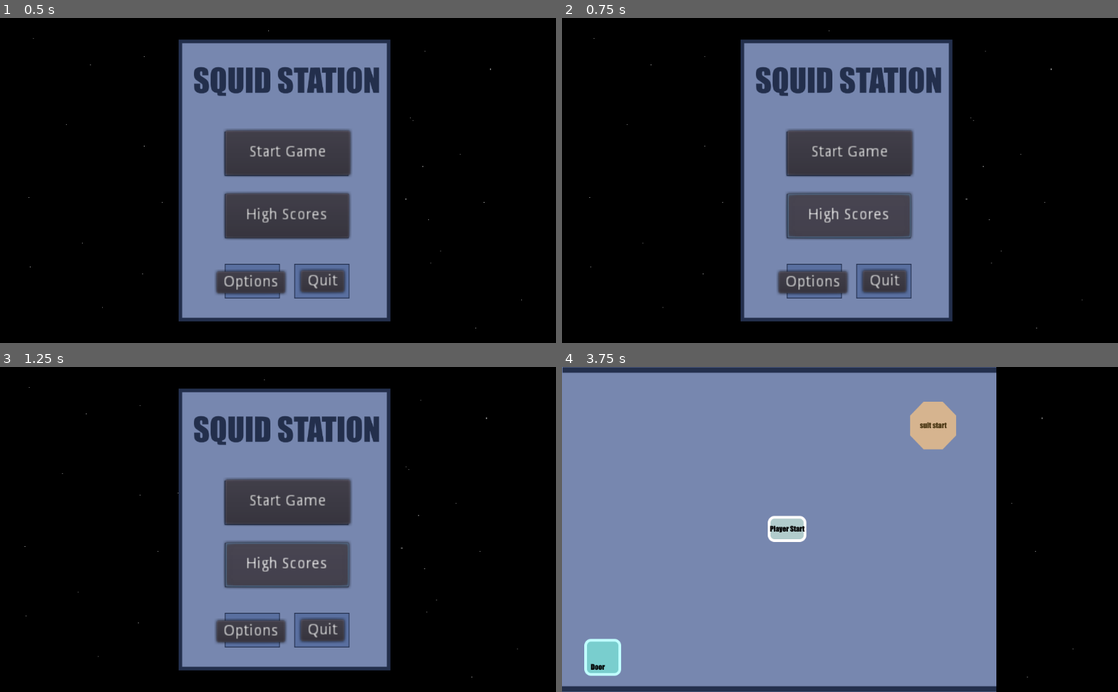
Above: before the commit, frames 1-4 (two rows, left to right).
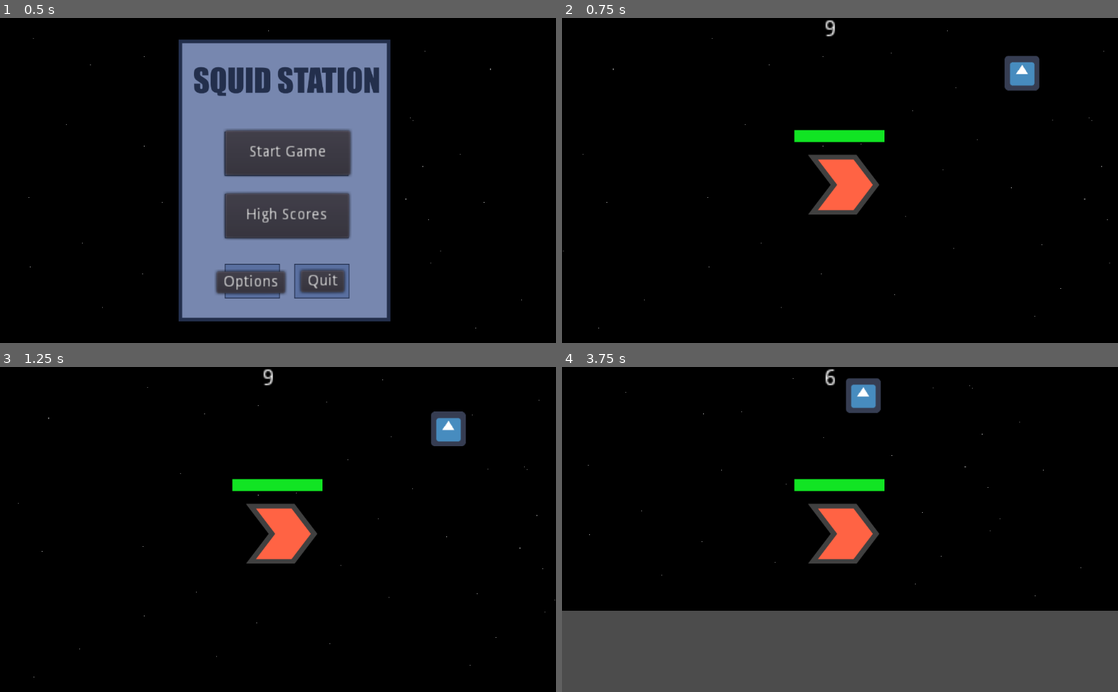
Above: after the commit, the same moments.

Repository: Rathenix/SquidStation
Game: Godot game, scene res://scenes/title_screen.tscn
The game is run twice, just before and just after one commit, with the same random seed, the same clock (stepped at 60 frames per second) and the same inputs. The engine's default icon, where the game draws it, is replaced by a stand-in: a white triangle on a blue panel in a dark square.
Inputs (mouse positions are in pixels of both pictures, inside the frame that each line leads up to):
- Up to frame 1 (0.5 s): no input
- Up to frame 2 (0.75 s): click "High Scores" at 0.5 s
- Up to frame 3 (1.25 s): no input
- Up to frame 4 (3.75 s): click (851, 503) at 1.25 s, where only the run before the commit has a clickable "Start Game"; hold Right (ui_right) 2.03-2.78 s; hold Down (ui_down) 2.78-3.53 s; hold Right (ui_right) from 3.53 s (still down)

Frame 1 is identical in both runs. In frame 2, 34% of the frame differs, in the area x 0-99%, y 0-96%; in frame 3, 34%; in frame 4, 84%, in the area x 0-100%, y 0-100%.
Error before the commit: Invalid get index 'high_scores' (on base: 'Dictionary'). (res://scripts/title_screen.gd:7)
Error after the commit: Invalid call. Nonexistent function '_set_playing' in base 'AnimatedSprite'. (res://scripts/player.gd:30)

Commit message:
added player health bar and enemy damage

Diff:
--- a/scenes/player.tscn
+++ b/scenes/player.tscn
@@ -24,6 +24,16 @@
 
 [sub_resource type="RectangleShape2D" id=4]
 extents = Vector2( 119.5, 115.5 )
+
+[sub_resource type="StyleBoxFlat" id=5]
+bg_color = Color( 0.180392, 0.266667, 0.188235, 1 )
+
+[sub_resource type="StyleBoxFlat" id=6]
+bg_color = Color( 0.0666667, 0.894118, 0.137255, 1 )
+
+[sub_resource type="Theme" id=7]
+ProgressBar/styles/bg = SubResource( 5 )
+ProgressBar/styles/fg = SubResource( 6 )
 
 [node name="player" type="Area2D" groups=["player"]]
 scale = Vector2( 0.5, 0.5 )
@@ -54,3 +64,16 @@
 margin_right = -40.0
 margin_bottom = -584.0
 rect_scale = Vector2( 6, 6 )
+
+[node name="hp_bar" type="ProgressBar" parent="."]
+margin_left = -168.0
+margin_top = -186.0
+margin_right = 164.0
+margin_bottom = -142.0
+theme = SubResource( 7 )
+step = 1.0
+value = 50.0
+percent_visible = false
+
+[connection signal="body_shape_entered" from="." to="." method="_on_player_body_shape_entered"]
+[connection signal="body_shape_exited" from="." to="." method="_on_player_body_shape_exited"]
--- a/scenes/squid_1.tscn
+++ b/scenes/squid_1.tscn
@@ -14,7 +14,7 @@
 [sub_resource type="RectangleShape2D" id=2]
 extents = Vector2( 30, 30 )
 
-[node name="squid_1" type="KinematicBody2D"]
+[node name="squid_1" type="KinematicBody2D" groups=["enemy"]]
 script = ExtResource( 1 )
 
 [node name="AnimatedSprite" type="AnimatedSprite" parent="."]
--- a/scripts/Game.gd
+++ b/scripts/Game.gd
@@ -1,10 +1,10 @@
 extends Node
 
 var Player = {
-	"current_hp": 0,
-	"max_hp": 0,
-	"move_speed": 0,
-	"attack_rate": 0,
+	"current_hp": 10,
+	"max_hp": 10,
+	"move_speed": 1,
+	"attack_rate": 1,
 	"attacks": [],
 	"score": 0,
 	"level_path": [],
@@ -14,7 +14,7 @@
 	"title_screen": "res://scenes/title_screen.tscn",
 	"menu": "res://scenes/menu.tscn",
 	"level1": "res://scenes/level1.tscn",
-	"level2": "path/to/scene.tscn",
+	"test_level": "res://scenes/infinite_level.tscn",
 }
 
 var Options = {
--- a/scripts/player.gd
+++ b/scripts/player.gd
@@ -1,11 +1,21 @@
 extends Area2D
 
-var speed = 200
+var current_hp = Game.Player.current_hp
+var max_hp = Game.Player.max_hp
+var move_speed = Game.Player.move_speed
+var attack_rate = Game.Player.attack_rate
+var attacks = Game.Player.attacks
+
+var speed = 200 * move_speed
 var vel = Vector2()
 
-onready var sprite = get_node("sprite")
+onready var sprite = $sprite
+onready var hp_bar = $hp_bar
+onready var hp_tween = $hp_bar/hp_tween
 
 func _ready():
+	hp_bar.max_value = max_hp
+	hp_bar.value = current_hp
 	set_physics_process(true)
 
 func _physics_process(delta):
@@ -32,3 +42,16 @@
 		sprite.set_animation("idle")
 		sprite.set_frame(0)
 		sprite._set_playing(false)
+
+func modify_hp(hp_amount):
+	current_hp = clamp(current_hp + hp_amount, 0, max_hp)
+	hp_bar.value = current_hp
+
+func _on_player_body_shape_entered(body_rid, body, body_shape_index, local_shape_index):
+	print(str("enemy? ", body.is_in_group("enemy")))
+	if body.is_in_group("enemy"):
+		body.touching_player = true
+
+func _on_player_body_shape_exited(body_rid, body, body_shape_index, local_shape_index):
+	if body.is_in_group("enemy"):
+		body.touching_player = false
--- a/scripts/squid_1.gd
+++ b/scripts/squid_1.gd
@@ -5,7 +5,22 @@
 
 var vel = Vector2()
 var speed = 50
+var damage_amount = 1
+var damage_tick = 1
+var damage_tick_timer = 0
+var touching_player = false
 
 func _process(delta):
 	vel = position.direction_to(player.position) * speed
 	vel = move_and_slide(vel)
+
+	if not touching_player:
+		damage_tick_timer = 0
+	else:
+		damage_tick_timer += delta
+		if damage_tick_timer >= damage_tick:
+			damage_tick_timer = 0
+			deal_damage(damage_amount)
+
+func deal_damage(damage):
+	player.modify_hp(-damage)
--- a/scripts/title_screen.gd
+++ b/scripts/title_screen.gd
@@ -4,7 +4,7 @@
 	get_tree().change_scene(Game.Screens.level1)
 
 func _on_high_scores_button_pressed():
-	get_tree().change_scene(Game.Screens.high_scores)
+	get_tree().change_scene(Game.Screens.test_level)
 
 func _on_options_button_pressed():
 	Game.open_menu()
Not shown: 1 places in scenes/player.tscn that only renumber resources
